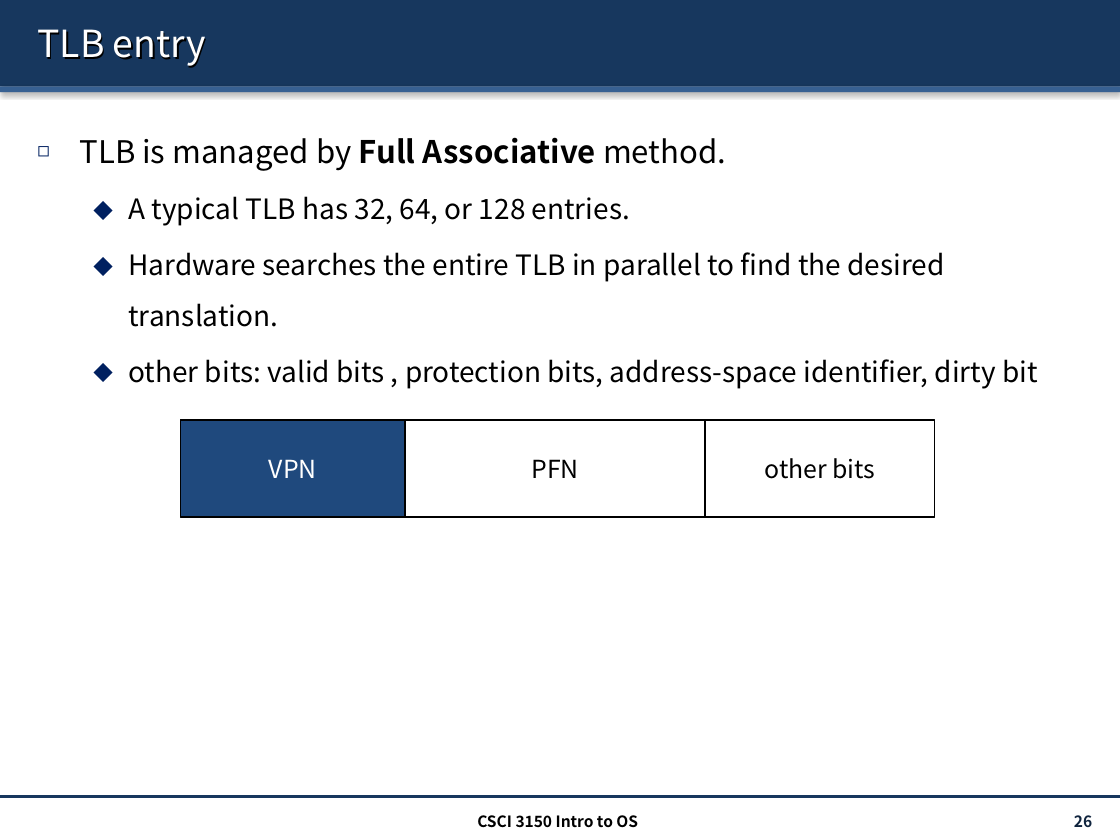
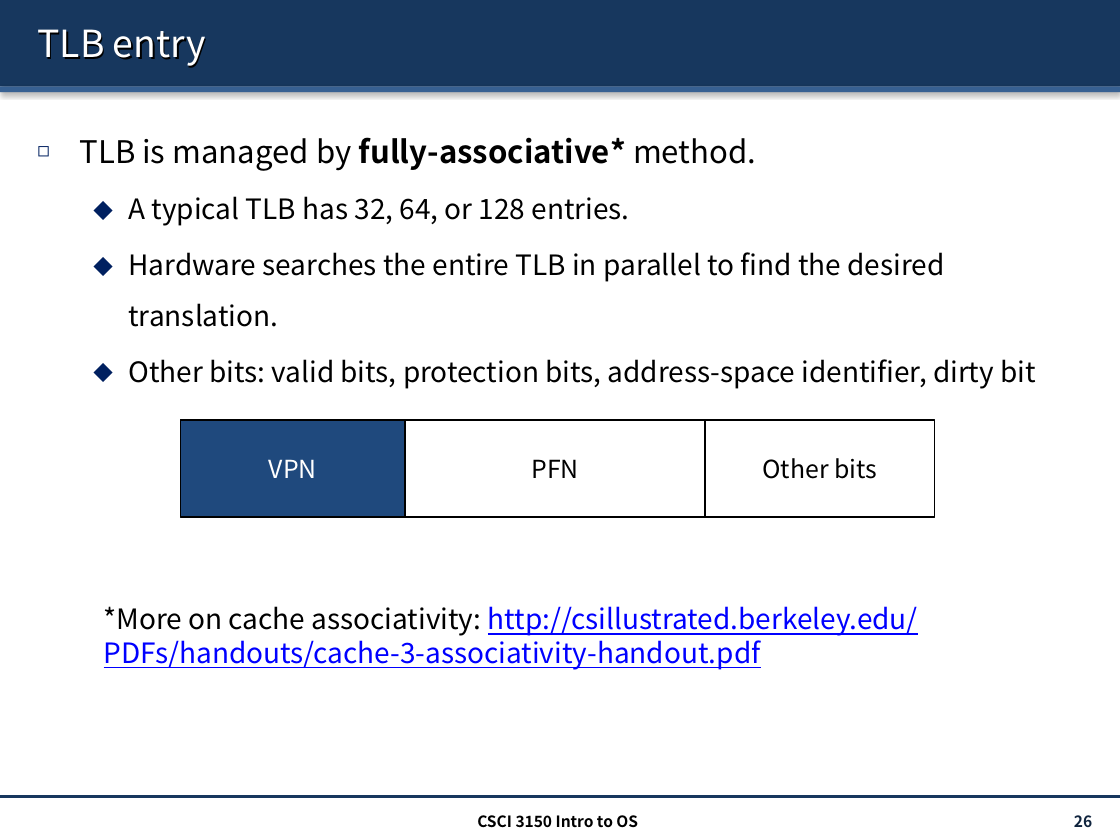
Before and after one commit to henryhxu/CSCI3150, a slide deck: slide 26 of lecture/lec11_paging.pptx. Drawn at 1120x840 pixels with LibreOffice and Linux fonts; fonts in the diff are those of the drawing. Boxes give left, top, right and bottom in pixels: in the first picture for what was removed or moved away, otherwise in the second. Text is boxed around its words. In the diff, an @@ line names an element or a change of style, - is before the commit and + after.

```diff
--- a/lecture/lec11_paging.pptx
+++ b/lecture/lec11_paging.pptx
@@ text at (79,137,756,171): text changed @@
-◻ TLB is managed by Full Associative method.
+◻ TLB is managed by fully-associative* method.
@@ text at (128,359,1036,389): text changed @@
-  ⬥ other bits: valid bits , protection bits, address-space identifier, dirty bit
+  ⬥ Other bits: valid bits, protection bits, address-space identifier, dirty bit
@@ text in rectangle at (763,458,877,479): text changed @@
-other bits
+Other bits
@@ text added at (104,606,918,670), 18 pt, text #0000FF, underline @@
+*More on cache associativity: http://csillustrated.berkeley.edu/PDFs/handouts/cache-3-associativity-handout.pdf
```
Also in this commit, not shown: 6 other slides changed, 24 slides added.
